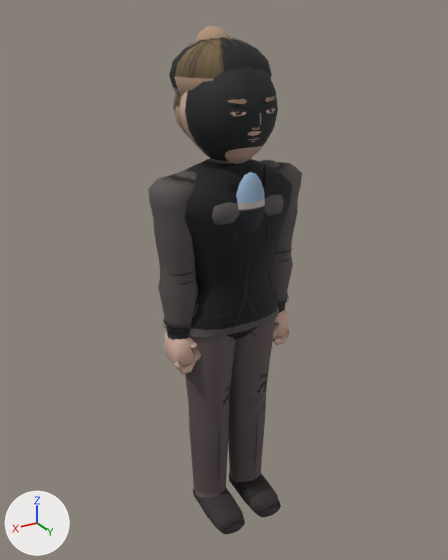
Two versions of the glTF model assets/models/andycheong_a.glb, one commit apart.
One viewpoint serves both versions: a 50 mm camera at (1.166, 1.91, 2.002) aimed at (0.001, -0.032, 1.032). Every picture has the same lights, and +X, +Y and +Z are marked at lower left. The first picture is the older version. Vertices at exactly the same position are counted once.

The scene before the commit, as lines of its bpy script (objects in view):
```python
me_mesh_0 = bpy.data.meshes.new('Mesh_0')
me_mesh_0.from_pydata(...)  # 4637 vertices, 8292 faces; spans x -0.31..0.31, y -0.23..0.23, z -0.03..1.96
me_mesh_0.materials.append(mat_material_0)
ob_body = bpy.data.objects.new('Body', me_mesh_0)
ob_body.location = (0.0, 0.0, 0.0)
```
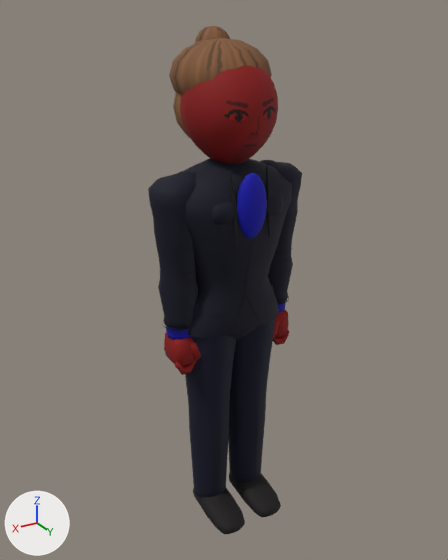
What differs and where, as boxes [x1, y1, x2, y2] in the pictures (448 x 560 px; the box of a moved part takes in the faces that stretch with it):
part 1 of me_mesh_0, deleted: before [226, 97, 277, 142]
part 2 of me_mesh_0, moved or reshaped: before [180, 37, 278, 332]; after [180, 66, 278, 331]
part 3 of me_mesh_0, recoloured (darker): [148, 26, 302, 534] in both

The change in detail:
me_mesh_0 is used by ob_body; location (0.0, 0.0, 0.0).
me_mesh_0 had 4637 vertices, 8292 faces and spanned x -0.31..0.31, y -0.23..0.23, z -0.03..1.96.
me_mesh_0 now has 3725 vertices, 6896 faces and spans x -0.31..0.31, y -0.23..0.23, z -0.03..1.96.
me_mesh_0 part 1: 18 loose pieces with 774 vertices, spanning x -0.1..0.1, y 0.15..0.18, z 1.6..1.75, are deleted.
me_mesh_0 part 2: 134 vertices moved from x -0.14..0.14, y -0.14..0.17, z 0.92..1.87 to x -0.14..0.14, y -0.14..0.18, z 0.92..1.87; 642 vertices removed from x -0.16..0.16, y -0.22..0.17, z 0.89..1.93; 504 vertices added at x -0.17..0.17, y -0.17..0.18, z 0.89..1.88.
me_mesh_0 part 3: 5625 kept faces spanning x -0.31..0.31, y -0.23..0.23, z -0.03..1.96 get new vertex colours.
